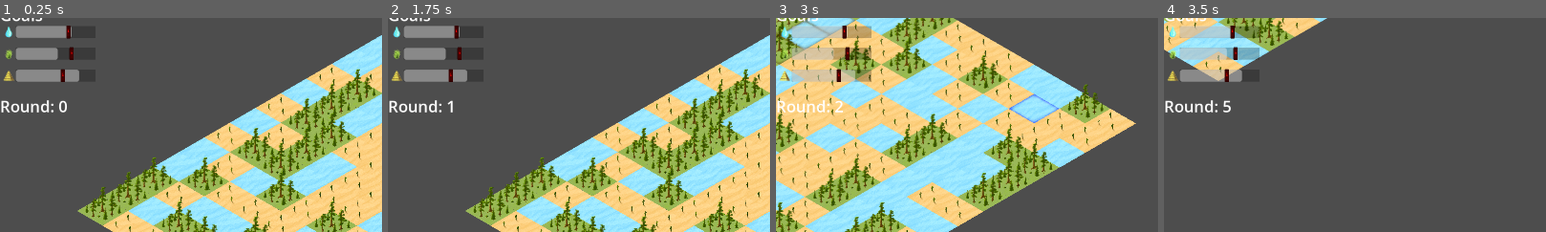
Above: before the commit, frames 1-4 (left to right).
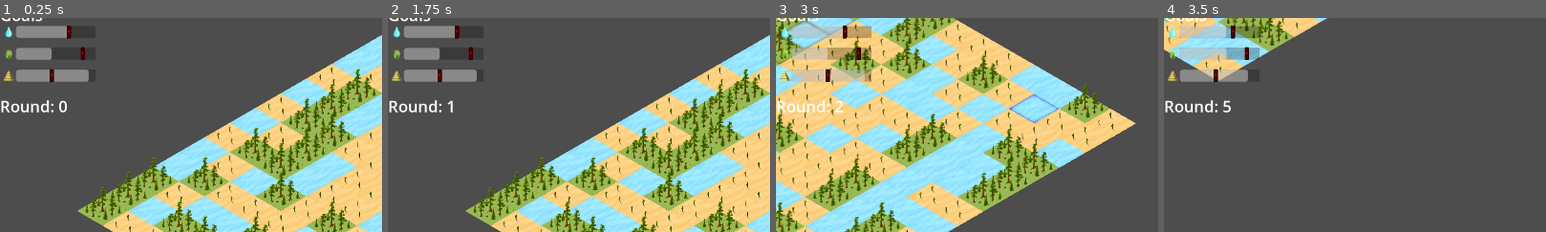
Above: after the commit, the same moments.

Repository: matouseek/game_jam_24
Game: Godot game, scene res://scenes/game.tscn
Two runs of this game, one before a commit and one after it. Both use one fixed random seed, a clock stepped at 60 frames per second and the inputs below. The engine's default icon, where the game draws it, is replaced by a stand-in: a white triangle on a blue panel in a dark square.
Inputs (mouse positions are % of the whole screen's width and height, from its top left):
- Up to frame 1 (0.25 s): no input
- Up to frame 2 (1.75 s): click "My Will Be Done!" at 0.5 s; click "My Will Be Done!" at 1.25 s
- Up to frame 3 (3 s): tap Enter (ui_accept) at 2, 2.1, 2.27, 2.57 s; move the mouse to (72, 45) at 2.02 s; hold D (right) 2.03-2.78 s; move the mouse to (30, 55) at 2.77 s; hold S (down) from 2.78 s (still down); click (30, 55) at 2.85 s
- Up to frame 4 (3.5 s): keep holding S (down); tap Enter (ui_accept) at 3.02, 3.05, 3.32 s
The pictures show only the part of the screen within x 0-50%, y 3-53%; the shares and areas given below are measured in that part.

The runs differ from the first frame. In frame 1, 0.6% of the frame differs, in the area x 13-24%, y 3-30%; in frame 2, 0.6%; in frame 3, 0.6%; in frame 4, 0.5%.

Commit message:
Implement tier mechanics and goal setting core

Diff:
--- a/scripts/environment.gd
+++ b/scripts/environment.gd
@@ -17,12 +17,12 @@
 	for i in range(ENV_SIZE):
 		var row: Array[WorldTile] = []
 		for j in range(ENV_SIZE):
-			var default_tile : WorldTile = WorldTile.new(G.get_rand_tile_type(),WorldTile.Tier.LOW)
+			var default_tile : WorldTile = WorldTile.new(G.get_rand_tile_type(),G.TileTier.MEDIUM)
 			row.append(default_tile)
 		terrain.append(row)
 	initialize_randomly()
 	render_map()
-	calc_distribution()
+	G.set_goals_distribution(calc_distribution())
 
 func _input(event):
 	if not PS.is_player_turn: return
@@ -39,18 +39,27 @@
 			clear_all_highlights()
 	elif Input.is_action_just_pressed("undo"):
 		reset_last_used_effect()
+	if Input.is_action_just_pressed("ui_accept"):
+		update_tiers()
+		test_print_board()
 
 
-func calc_distribution():
-	var vals = [0.0,0.0,0.0]
+
+func calc_distribution() -> Array[float]:
+	var tier_boost_coeff : int = 2
+	update_tiers()
+	var tile_counts_weighted = [0.0,0.0,0.0]
+	var total_count : int = 0
 	for i in range(ENV_SIZE):
 		for j in range(ENV_SIZE):
-			vals[terrain[i][j].type] += 1
-	var all = ENV_SIZE*ENV_SIZE
-	var vals_percent = []
-	for i in range(len(vals)):
-		vals_percent.append(vals[i]/all)
-	HUD.update_progress(vals_percent)
+			var count_to_add : int = pow(terrain[i][j].tier + 1,tier_boost_coeff)
+			tile_counts_weighted[terrain[i][j].type] += count_to_add
+			total_count += count_to_add
+	var tile_percents : Array[float]= [0.0,0.0,0.0]
+	for i in range(len(tile_counts_weighted)):
+		tile_percents[i] = tile_counts_weighted[i]/total_count
+	G.update_progress(tile_percents)
+	return tile_percents
 
 func is_valid_map_pos(pos : Vector2i) -> bool:
 	return pos.x >= 0 and pos.x < ENV_SIZE and pos.y >= 0 and pos.y< ENV_SIZE
@@ -99,7 +108,7 @@
 func initialize_randomly() -> void:
 	for i in range(ENV_SIZE):
 		for j in range(ENV_SIZE):
-			terrain[i][j] = WorldTile.new(G.get_rand_tile_type(),WorldTile.Tier.LOW)
+			terrain[i][j] = WorldTile.new(G.get_rand_tile_type(),G.TileTier.MEDIUM)
 #			if (j== ENV_SIZE-1 and i == ENV_SIZE-1): terrain[i][j] = -1
 #			elif (j == ENV_SIZE-1 or i == ENV_SIZE-1): terrain[i][j] = 2
 #			else : terrain[i][j] = randi_range(0,1)
@@ -124,3 +133,35 @@
 	PS.remaining_actions += 1
 	PS.update_player_action_amount(PS.remaining_actions)
 	render_all_effects()
+
+func test_print_board():
+	for i in range(ENV_SIZE):
+		var string : String = ""
+		for j in range(ENV_SIZE):
+			string += terrain[i][j].get_str()
+		print(string)
+
+func update_tiers() -> void:
+	for i in range(ENV_SIZE):
+		for j in range(ENV_SIZE):
+			update_tile_tier(Vector2i(i,j))
+
+func update_tile_tier(coord : Vector2i) -> void:
+	var neigh_coords : Array[Vector2i] = $TileMapLayer.get_surrounding_cells(coord)
+	var cur_type : G.TileTypes = terrain[coord.x][coord.y].type
+	var friends_count : int = 0
+
+	# detect neighboring tiles with same type
+	for neigh in neigh_coords:
+		if not is_valid_map_pos(neigh):
+			continue
+		if terrain[neigh.x][neigh.y].type == cur_type:
+			friends_count += 1
+
+	# determine tier based on amount of neighbors with same type
+	if friends_count < 2:
+		terrain[coord.x][coord.y].tier = G.TileTier.LOW
+	elif friends_count < 4:
+		terrain[coord.x][coord.y].tier = G.TileTier.MEDIUM
+	else:
+		terrain[coord.x][coord.y].tier = G.TileTier.HIGH
--- a/scripts/goals.gd
+++ b/scripts/goals.gd
@@ -1,4 +1,7 @@
 extends Node2D
+
+var percentages : Array[float] = [0.0,0.0,0.0]
+var goal_percentages : Array[float] = [0.0,0.0,0.0]
 
 enum TileTypes {
 	WATER,
@@ -6,16 +9,70 @@
 	DESERT
 }
 
+enum TileTier {
+	LOW,
+	MEDIUM,
+	HIGH
+}
+
+func calculate_mse(distribution1: Array, distribution2: Array) -> float:
+	var mse = 0.0
+	for i in range(len(distribution1)):
+		mse += absf(distribution1[i] - distribution2[i])
+	return mse / len(distribution1)
+
+func get_random_distribs(amount : int, distr_size : int) -> Array:
+	var max_val : int = 20
+	var min_val : int = 10
+	var distribs = []
+	for i in range(amount):
+		# generate distribution
+		var distribution : Array[float] = [0.0,0.0,0.0]
+		for j in range(distr_size):
+			distribution[j] = randi_range(min_val,max_val)
+		normalize(distribution)
+		distribs.append(distribution)
+	return distribs
+
+
+func normalize(arr : Array[float]) -> void:
+	var sum : float = 0 # normalize
+	for i in range(len(arr)):
+		sum += arr[i]
+	for i in range(len(arr)):
+		arr[i] /= sum
+
+func argmax(arr : Array[float]) -> int:
+	var max_index : float = 0
+	for i in range(len(arr)):
+		if arr[i] > arr[max_index]:
+			max_index = i
+	return max_index
+
+func set_goals_distribution(current_dist : Array[float]) -> void:
+	var distr_amount : int = 10
+
+	var distributions : Array = get_random_distribs(distr_amount,len(current_dist))
+	var mses : Array[float] = []
+
+	for distribution in distributions:
+		mses.append(calculate_mse(distribution,current_dist))
+
+	var max_mse_index : int = argmax(mses)
+
+	goal_percentages = distributions[max_mse_index]
+
+	for type in TileTypes.values():
+		HUD.set_goal_hud(type,goal_percentages[type])
+
+
+func update_progress(vals):
+	for i in range(len(vals)):
+		percentages[i] = vals[i]
+	HUD.update_progress_hud(percentages)
+
 func _ready() -> void:
-	var sum = 0
-	var vals = []
-	var val = 0
-	for x in range(len(TileTypes)):
-		val = randf_range(0.25,0.45)
-		vals.append(val)
-		sum += val
-	for type in TileTypes.values():
-		HUD.set_goal(type,vals[type]/sum)
+	pass
 
 func get_rand_tile_type() -> TileTypes:
 	return randi_range(0,len(TileTypes)-1)
--- a/scripts/hud.gd
+++ b/scripts/hud.gd
@@ -14,21 +14,18 @@
 	G.TileTypes.DESERT :  $Goals/Desert/ProgressBar
 }
 
-
-
 func _ready() -> void:
 	$ItemList.select(0)
 	HUD.update_remaining_actions()
 
-func set_goal(type: G.TileTypes, value:float):
+func set_goal_hud(type: G.TileTypes, value:float):
 	var sprite = goals_nodes[type]
-	print(sprite.position)
 	sprite.position.x = 44 + int(190*(value/MAX_SHARE))
 
-func update_progress(vals):
+func update_progress_hud(vals):
 	for i in range(len(vals)):
-		print(vals[i]*100)
 		progress_nodes[i].value = vals[i]*100
+
 
 func _on_item_list_item_clicked(index: int, at_position: Vector2, mouse_button_index: int) -> void:
 	PS.update_state(index)
--- a/scripts/world_tile.gd
+++ b/scripts/world_tile.gd
@@ -2,23 +2,23 @@
 
 class_name WorldTile
 
-enum Tier {
-	LOW,
-	MEDIUM,
-	HIGH
-}
+
 
 static var count : int = 0
 
 var id : int
 var type : G.TileTypes
-var tier : Tier
+var tier : G.TileTier
 
-func _init( type : G.TileTypes, tier : Tier):
+func _init( type : G.TileTypes, tier : G.TileTier):
 	self.id = count
 	count += 1
 	self.type = type
 	self.tier = tier
 
 func print():
-	print("Id: ",id," Type: ",type," Tier: ",tier)
+	print("(",type,",",tier,")")
+	#print("Id: ",id," Type: ",type," Tier: ",tier)
+
+func get_str():
+	return "(" + str(type) + "," + str(tier) + ")"
